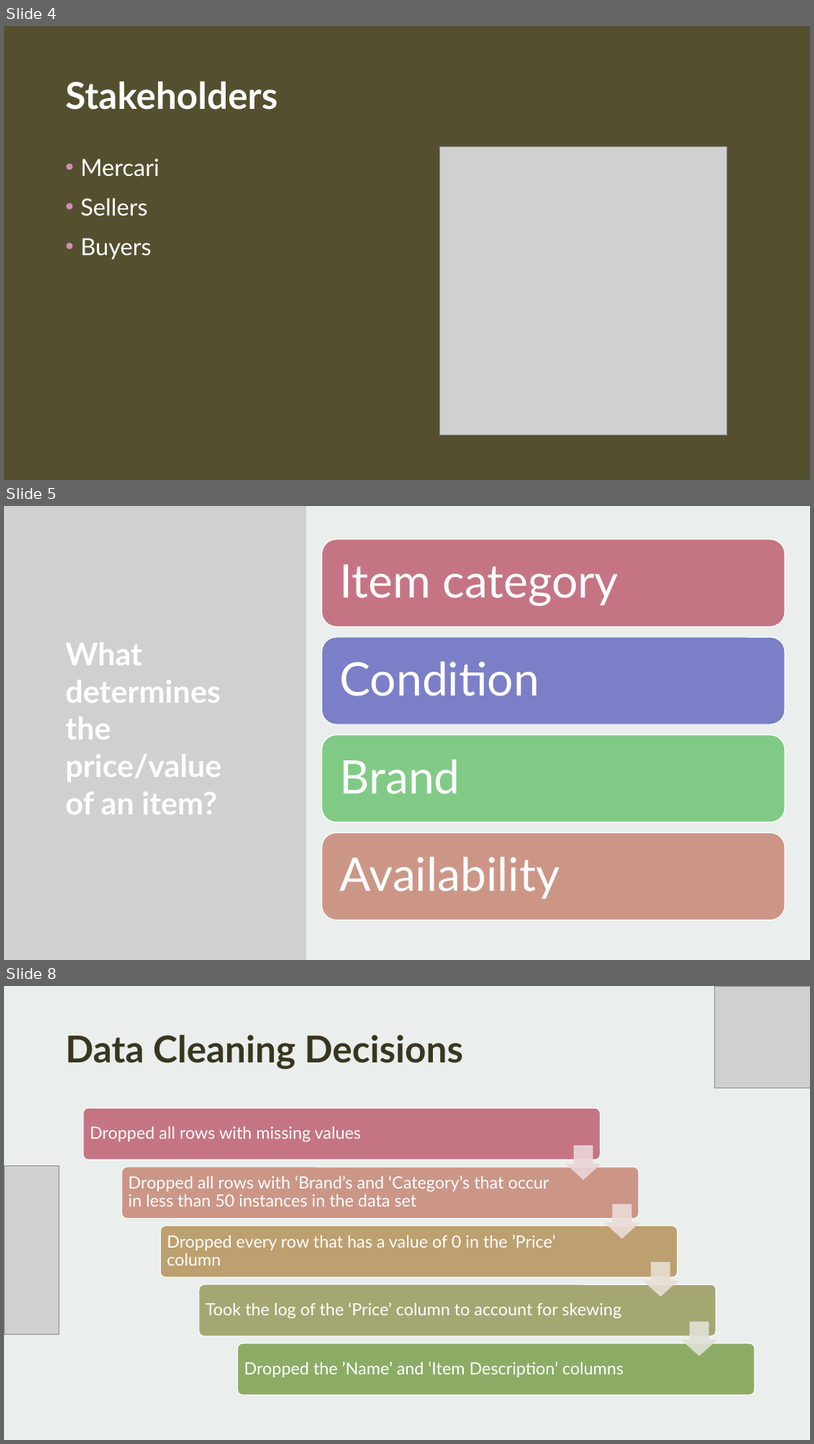
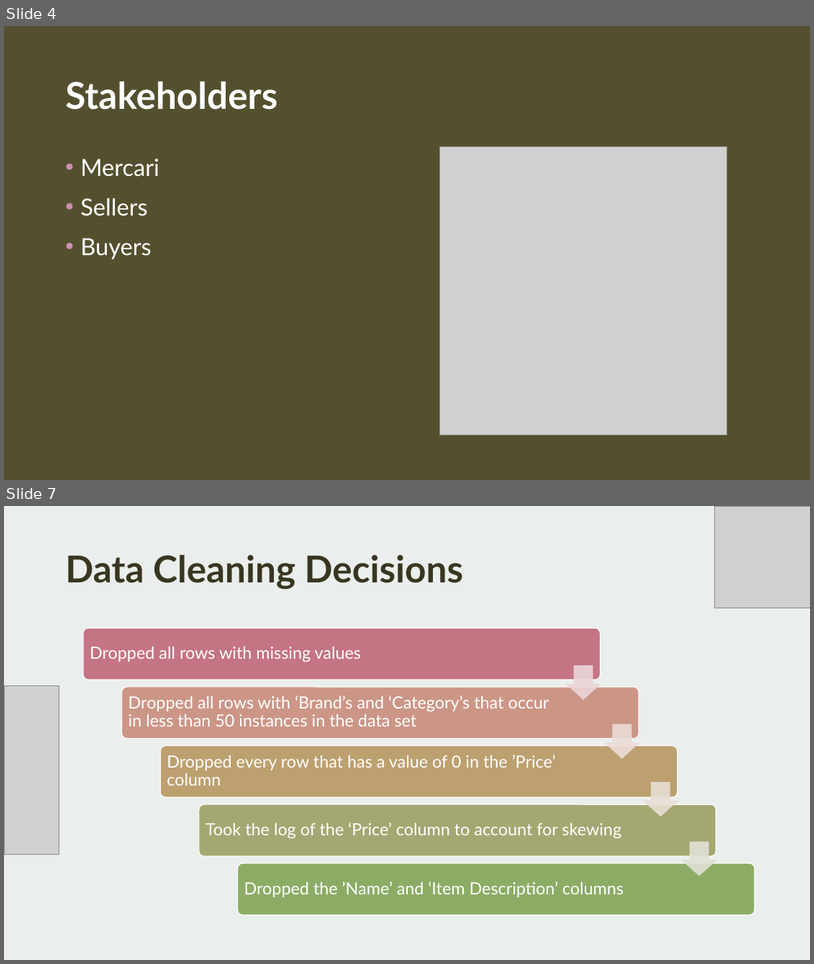
Before and after one commit to CroissantAhhh/GuidedCapstone2, a slide deck: CP2SlideDeck.pptx. Shown one above the other, each under a label of ours: slides 4, 5 and 8 before the commit, slides 4 and 7 after it; the slides between them are not shown. The pictures are 814x1444 and 814x964 pixels, drawn with LibreOffice and Linux fonts; fonts in the diff are those of the drawing; grey boxes stand for pictures; background and template pictures are left out. Boxes give left, top, right and bottom in pixels: in the first picture for what was removed or moved away, otherwise in the second. Text is boxed around its words. In the diff, an @@ line names an element or a change of style, - is before the commit and + after.

```diff
--- a/CP2SlideDeck.pptx
+++ b/CP2SlideDeck.pptx
@@ slide 5 removed at [4,506,810,960], background #FFFFFF @@
@@ rectangle removed at [4,506,810,960] @@
@@ rectangle removed at [4,506,810,960] @@
@@ picture removed at [4,506,306,960] @@
@@ title removed at [65,642,221,814] @@
-What determines the price/value of an item?
@@ group removed at [322,539,786,920]: 4 rounded rectangles, 4 texts @@
-Item category
-Condition
-Brand
-Availability
@@ what was slide 8 is now slide 7 @@
```
Also in this commit, not shown: 7 slides changed, 2 slides added, 8 other files.
